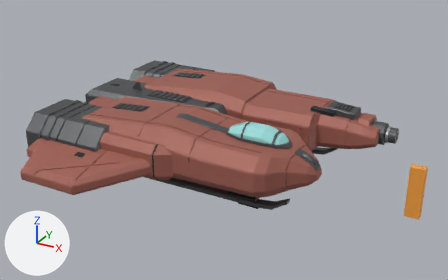
The Blender file art-source/company-prologue/fighters-geometry/talon/talon-geometry.blend as it was, and as the next commit left it.
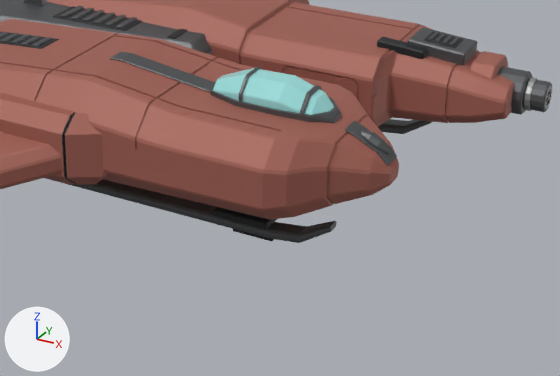
Each version appears first whole from a 50 mm lens placed at (20.9, -34.0, 16.2), pointed at (2.2, 0.1, -0.9), and next in a close-up on the part from 27% to 90% of the width and 31% to 99% of the height. The lights are fixed; the arrows at lower left show +X, +Y and +Z. The first two pictures are the older version.

The first close-up shows 'Canopy frame sill', 'Canopy glass', 'Hull aft body', 'Hull centre spine', 'Hull cockpit pod', 'Hull cockpit pod dorsal strip', 'Hull gun nacelle', 'Hull port runner', 'Hull starboard runner', 'Hull starboard runner fore pad', 'Hull starboard runner fore strut', 'Hull starboard runner fore strut clamp', 'Weapon WS 001 vulcan breech housing', 'Weapon WS 001 vulcan housing', 'Weapon WS 001 vulcan shroud collar', 'Wing starboard plate' and 24 more.
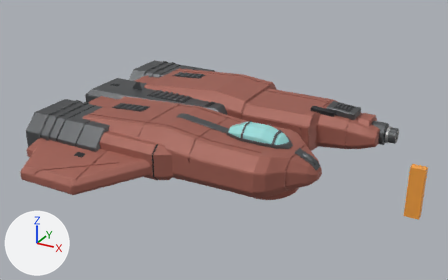
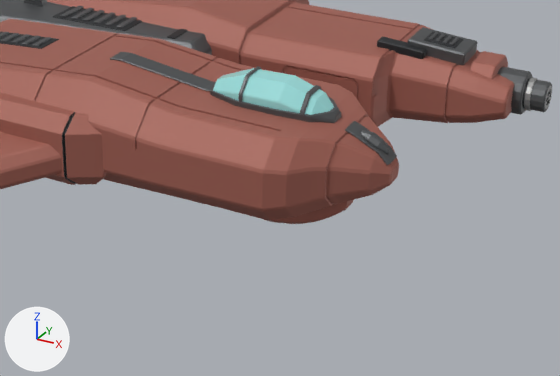
What the commit changed:
me_hull_port_runner is used by ob_hull_port_runner; parent ob_talon_root; location (0.0, 0.0, 0.0).
me_hull_port_runner had 40 vertices, 34 faces and spanned x -8.2..8.6, y 5.2..5.8, z -3.0..-2.0.
me_hull_port_runner now has 104 vertices, 98 faces and spans x -8.2..8.6, y 5.2..5.8, z -3.0..-2.1.
me_hull_port_runner part 1: 3 vertices moved within x -7.6..8.6, y 5.2..5.3, z -3.0..-2.1; 10 vertices removed from x -8.2..8.6, y 5.2..5.8, z -2.9..-2.0; 74 vertices added at x -8.2..8.6, y 5.2..5.8, z -3.0..-2.1.
me_hull_starboard_runner is used by ob_hull_starboard_runner; parent ob_talon_root; location (0.0, 0.0, 0.0).
me_hull_starboard_runner had 40 vertices, 34 faces and spanned x -8.2..8.6, y -3.8..-3.2, z -3.0..-2.0.
me_hull_starboard_runner now has 104 vertices, 98 faces and spans x -8.2..8.6, y -3.8..-3.2, z -3.0..-2.1.
me_hull_starboard_runner part 2: 3 vertices moved within x -7.6..8.6, y -3.8..-3.7, z -3.0..-2.1; 10 vertices removed from x -8.2..8.6, y -3.8..-3.2, z -2.9..-2.0; 74 vertices added at x -8.2..8.6, y -3.8..-3.2, z -3.0..-2.1.
Mesh me_hull_starboard_skid_fairing is new.
It has 229 vertices, 182 faces and spans x -3.1..9.09, y -4.06..-2.94, z -2.3..-0.67.
It uses material mat_talon_armour_red (brown #a26155).
In object 'Hull port runner' (ob_hull_port_runner), parent goes from ob_talon_root to ob_hull_port_runner_carriage_hinge.
In object 'Hull port runner' (ob_hull_port_runner), matrix_parent_inverse is now set to Matrix(((1.0, 0.0, 0.0, -5.6), (0.0, 1.0, 0.0, -5.5), (0.0, 0.0, 1.0, 2.58), (0.0, 0.0, 0.0, 1.0))).
In object 'Hull starboard runner' (ob_hull_starboard_runner), parent goes from ob_talon_root to ob_hull_starboard_runner_carriage_hinge.
In object 'Hull starboard runner' (ob_hull_starboard_runner), matrix_parent_inverse is now set to Matrix(((1.0, 0.0, 0.0, -5.6), (0.0, 1.0, 0.0, 3.5), (0.0, 0.0, 1.0, 2.58), (0.0, 0.0, 0.0, 1.0))).
Object 'Hull starboard runner fore strut' (ob_hull_starboard_runner_fore_strut) is deleted.
Object 'Hull starboard runner fore strut clamp' (ob_hull_starboard_runner_fore_strut_clamp) is deleted.
Object 'Hull starboard runner fore pad' (ob_hull_starboard_runner_fore_pad) is deleted.
Object 'Hull starboard runner carriage hinge' (ob_hull_starboard_runner_carriage_hinge) is new.
Its parent is ob_hull_starboard_runner_fore_link_hinge.
Its location is (0.84, 0.0, -0.785).
Its rotation in degrees is (0, 43, 0).
Object 'Hull starboard runner fore link hinge' (ob_hull_starboard_runner_fore_link_hinge) is new.
Its parent is ob_talon_root.
Its location is (4.76, -3.5, -1.795).
Its rotation in degrees is (0, -43, 0).
Object 'Hull port runner carriage hinge' (ob_hull_port_runner_carriage_hinge) is new.
Its parent is ob_hull_port_runner_fore_link_hinge.
Its location is (0.84, 0.0, -0.785).
Its rotation in degrees is (0, 43, 0).
Object 'Hull port runner fore link hinge' (ob_hull_port_runner_fore_link_hinge) is new.
Its parent is ob_talon_root.
Its location is (4.76, 5.5, -1.795).
Its rotation in degrees is (0, -43, 0).
Object 'Hull starboard skid fairing' (ob_hull_starboard_skid_fairing) is new; it shows me_hull_starboard_skid_fairing.
Its parent is ob_talon_root.
Its location is (0.0, 0.0, 0.0).
It gains a BEVEL modifier named 'Plate edge chamfer'.
Modifier setting: width = 0.04.
Modifier setting: width_pct = 0.04.

Pixel boxes [x1, y1, x2, y2] of what changed, in the close-ups (560 x 376 px):
'Hull starboard runner', reshaped, moved (not visible afterwards)
    before: [46, 178, 337, 243]
'Hull starboard skid fairing', added (brown)
    after: [190, 200, 353, 224]
'Hull starboard runner fore strut clamp', deleted
    before: [213, 207, 277, 230]
'Hull port runner', reshaped, moved (not visible afterwards)
    before: [378, 119, 432, 134]
'Hull starboard runner fore pad', deleted
    before: [233, 229, 274, 241]
'Hull starboard runner fore strut', deleted (mostly hidden)
    before: [223, 208, 263, 219]
